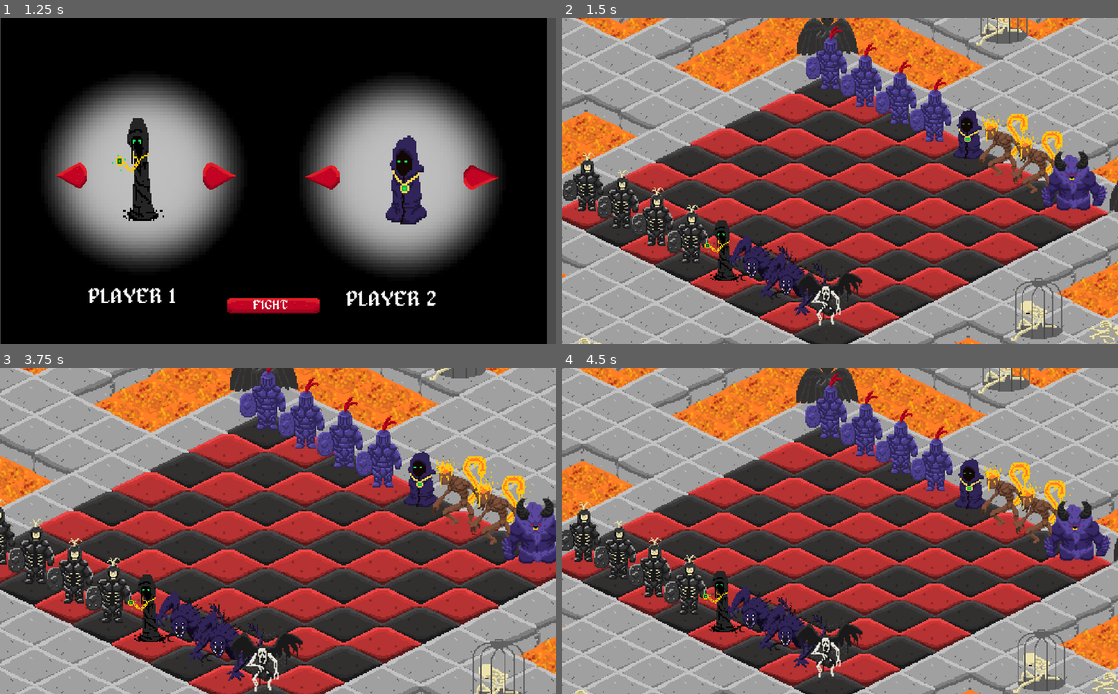
Above: before the commit, frames 1-4 (two rows, left to right).
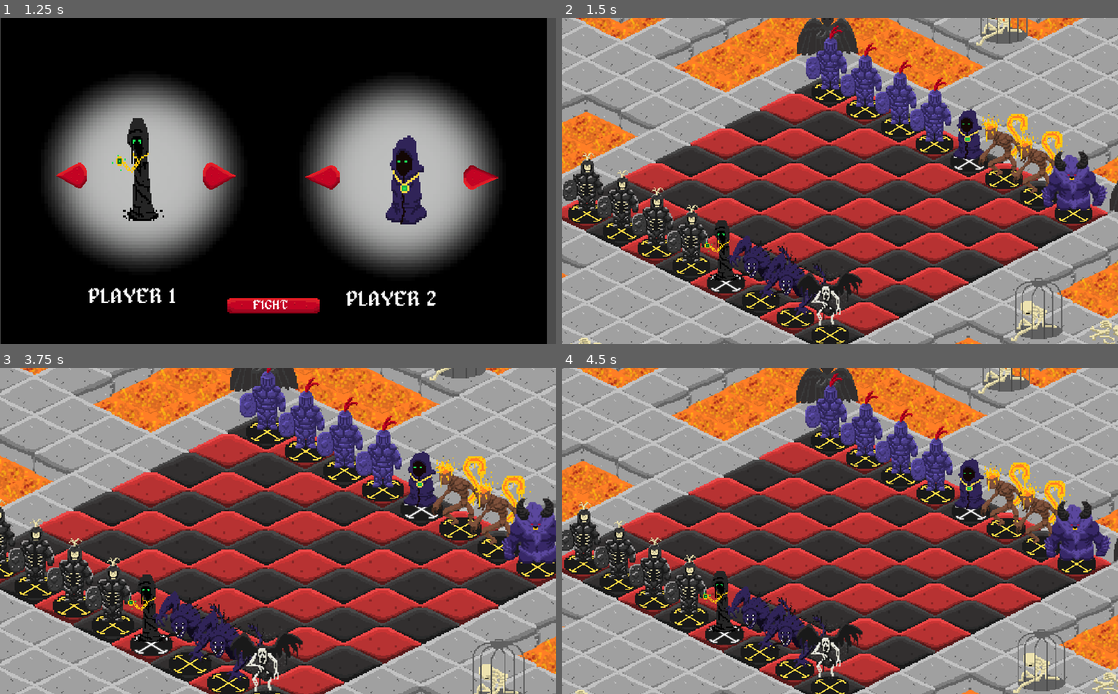
Above: after the commit, the same moments.

Repository: NicoRuedaA/Isometric_Godot
Game: Godot game, scene res://Escena/Olaia/HUD_PRINCIPAL.tscn
Same seed, same stepped clock (60 frames per second), same inputs: the game is played once before the commit and once after it.
Inputs (mouse positions are in pixels of both pictures, inside the frame that each line leads up to):
- Up to frame 1 (1.25 s): click "Play" at 0.5 s
- Up to frame 2 (1.5 s): click (834, 304) at 1.25 s
- Up to frame 3 (3.75 s): tap Enter at 2, 3.5 s; move the mouse to (400, 514) at 2.02 s; press the mouse at (400, 514) at 2.03 s; tap Space at 2.75 s; move the mouse to (166, 547) at 2.77 s; release the mouse at (166, 547) at 2.78 s; click (166, 547) at 2.85 s; move the mouse to (333, 459) at 3.52 s; hold Mouse wheel up (zoom_in) from 3.53 s (still down)
- Up to frame 4 (4.5 s): click (895, 459) at 3.8 s; tap Space at 4.25 s; move the mouse to (812, 596) at 4.27 s; release Mouse wheel up (zoom_in) at 4.28 s; tap Mouse wheel down (zoom_out) at 4.35 s

Frame 1 is identical in both runs. In frame 2, 4.1% of the frame differs, in the area x 1-96%, y 19-100%; in frame 3, 4.5%, in the area x 0-100%, y 16-100%; in frame 4, 4.2%.

Commit message:
Revert "refactor: delegar representación visual del jugador del TileMap a la escena del propio Actor para permitir animaciones perfectamente sincronizadas"
This reverts commit c9b732c4a666b5728f5fed70b0135dc925ebefb2.

Diff:
--- a/Script/actor.gd
+++ b/Script/actor.gd
@@ -91,7 +91,7 @@
 func set_to_cell(x, y):
 	self.position = Grid.mapToWorld(Vector2(x , y))
 	m_actual_cell = Grid.worldToMap(self.position)
-	Grid.print_cell(m_actual_cell, -1) # Ya no pintamos el tile del jugador en el mapa
+	Grid.print_cell(m_actual_cell, m_cell_player)
 
 func move_along_path(path: PoolVector2Array):
 	var tween = Tween.new()
@@ -107,6 +107,9 @@
 		tween.start()
 		yield(tween, "tween_completed")
 
+		Grid.print_cell(m_actual_cell, -1)
+		Grid.print_cell(next_cell, m_cell_player)
+
 		position = next_pos
 		m_actual_cell = next_cell
 
--- a/Script/grid.gd
+++ b/Script/grid.gd
@@ -146,6 +146,7 @@
 			#si la casilla seleccionada no tiene color
 			ranges.EMPTY:
 				pawn.m_is_clicked = false
+				set_cellv(cell_start, pawn.m_cell_player)
 				game_manager.request_end_turn(false)
 				draw_range(pawn.m_move_range, cell_start, EMPTY)
 			#si la casilla seleccionada es amarilla
@@ -172,11 +173,13 @@
 					else:
 						# Si no hay ruta (está bloqueado completamente)
 						pawn.m_is_clicked = false
+						set_cellv(cell_start, pawn.m_cell_player)
 						game_manager.request_end_turn(false)
 						draw_range(pawn.m_move_range, cell_start, EMPTY)
 				elif(cell_start!=cell_target):
 					game_manager.set_cell_clicked(worldToMap(cell_target))
 					pawn.m_is_clicked = false
+					set_cellv(cell_start, pawn.m_cell_player)
 					yield(get_tree().create_timer(0.1), "timeout")
 					if not is_instance_valid(pawn):
 						return
